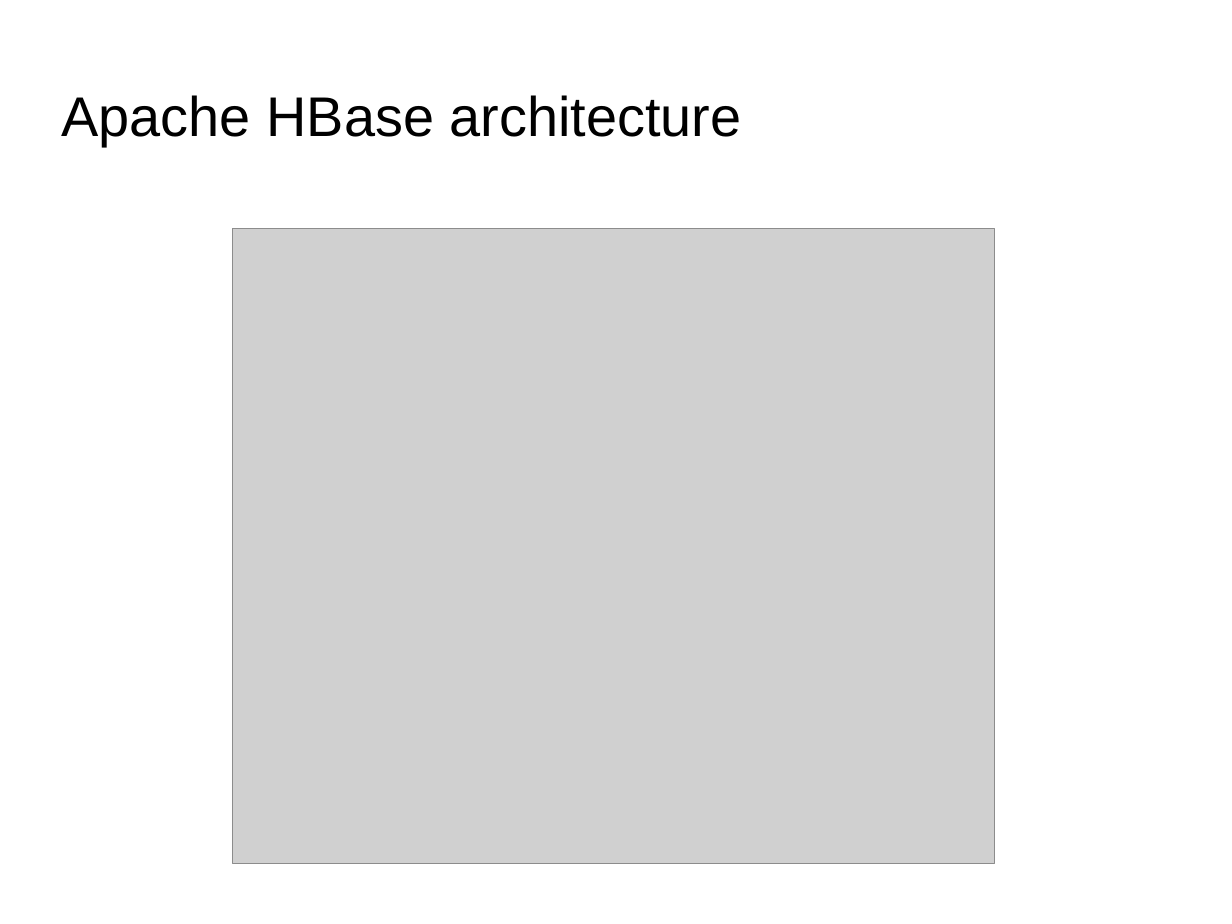
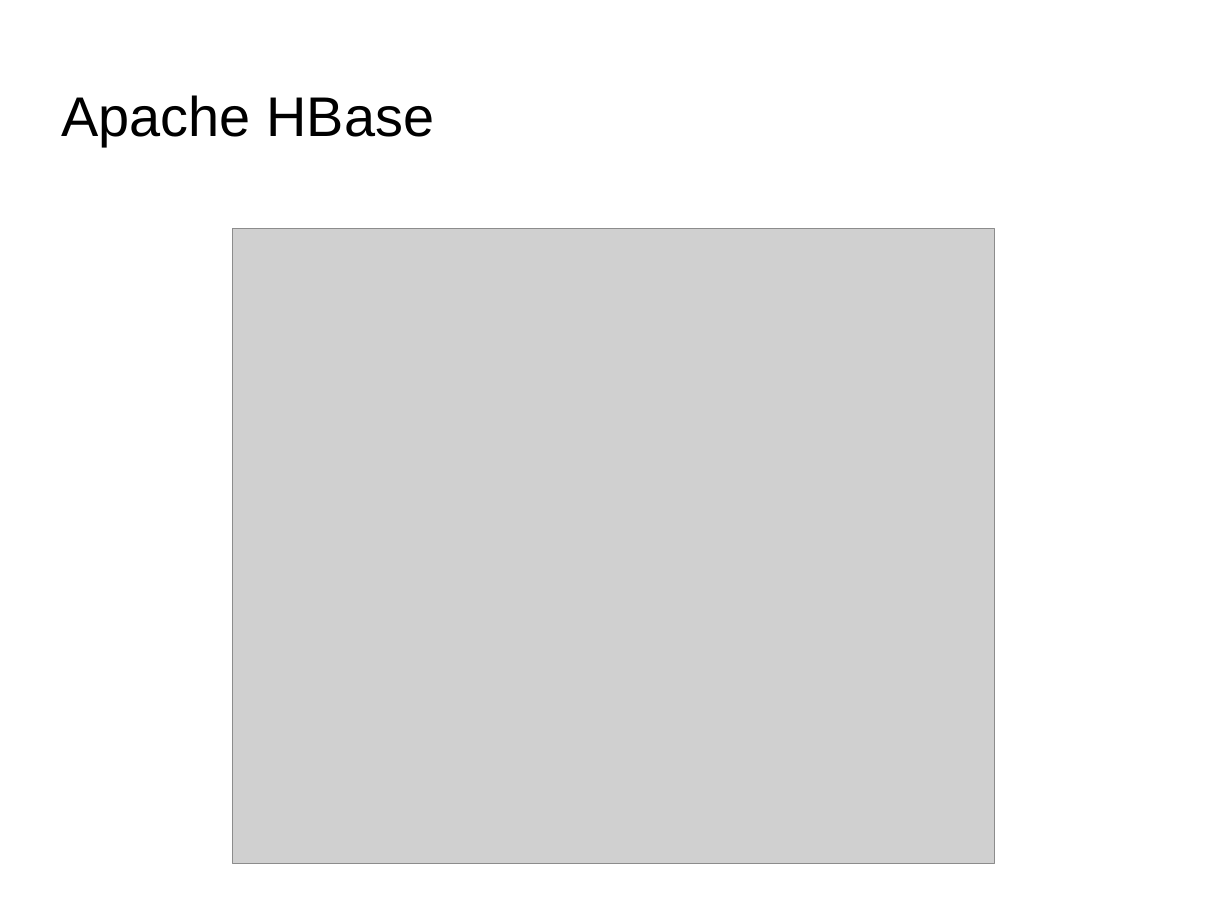
Before and after one commit to qiozas/Documents, a slide deck: slide 12 of fosscomm-2016/Big Data Streaming - FOSSCOMM 2016.odp (slide 10 before the commit). Drawn at 1232x924 pixels with LibreOffice and Linux fonts; fonts in the diff are those of the drawing; grey boxes stand for pictures; background and template pictures are left out. Boxes give left, top, right and bottom in pixels: in the first picture for what was removed or moved away, otherwise in the second. Text is boxed around its words. In the diff, an @@ line names an element or a change of style, - is before the commit and + after.

```diff
--- a/fosscomm-2016/Big Data Streaming - FOSSCOMM 2016.odp
+++ b/fosscomm-2016/Big Data Streaming - FOSSCOMM 2016.odp
@@ title at (62, 95, 434, 146): text changed @@
-Apache HBase architecture
+Apache HBase
```
Also in this commit, not shown: 10 other slides changed, 1 slide added.
